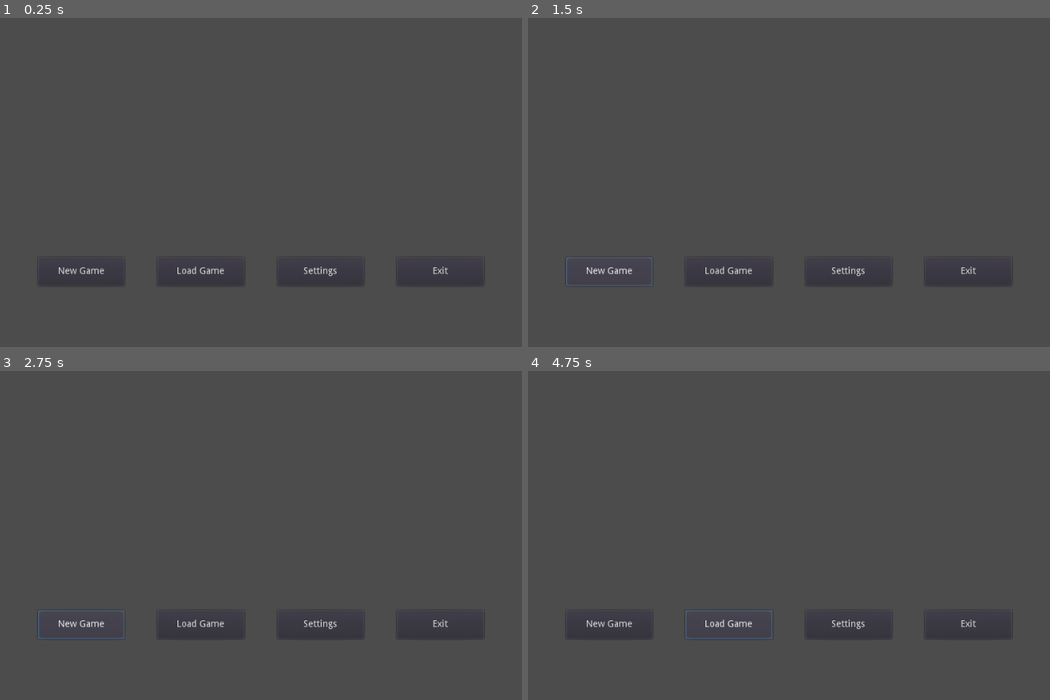
Above: before the commit, frames 1-4 (two rows, left to right).
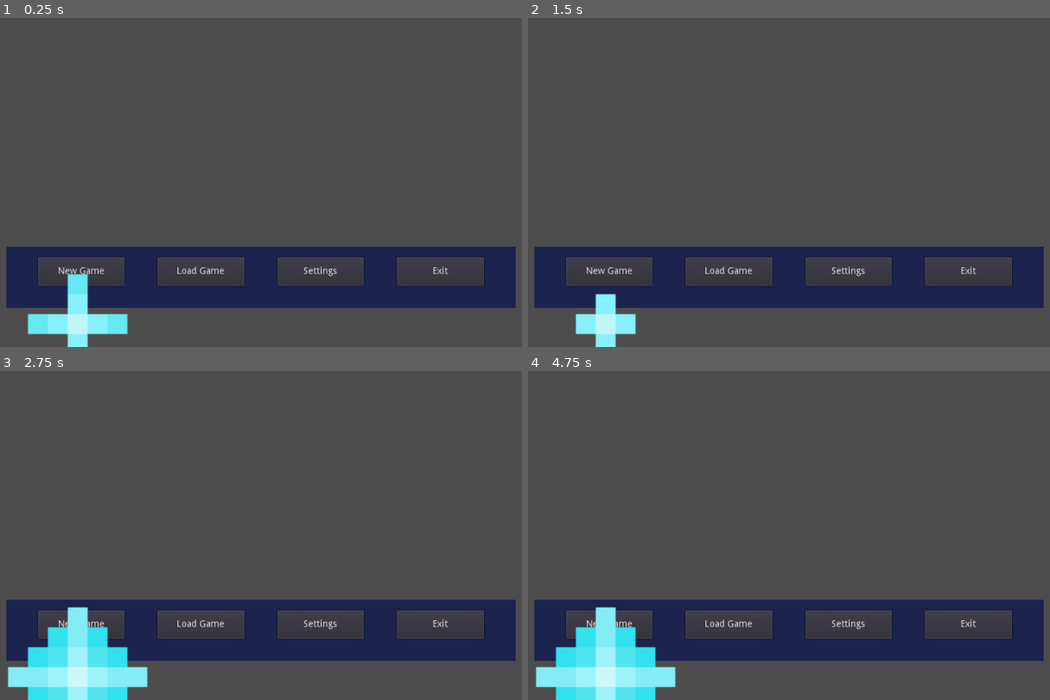
Above: after the commit, the same moments.

Repository: ASDelmagad/pixelated_stellaris
Game: Godot game, scene res://scenes/MainMenu.tscn
Same seed, same stepped clock (60 frames per second), same inputs: the game is played once before the commit and once after it.
Inputs:
- Up to frame 1 (0.25 s): no input
- Up to frame 2 (1.5 s): click "New Game" at 0.5 s; click "New Game" at 1.25 s
- Up to frame 3 (2.75 s): click "New Game" at 2 s
- Up to frame 4 (4.75 s): click "Load Game" at 4.25 s

The runs differ from the first frame. In frame 1, 14% of the frame differs, in the area x 1-99%, y 69-100%; in frame 2, 13%; in frame 3, 16%; in frame 4, 16%.
Error in both runs: Attempt to call function 'get_root' in base 'null instance' on a null instance. (res://scenes/SettingsMenu/Resolutions.gd:7)

Commit message:
Started working on the background

Diff:
--- /dev/null
+++ b/scenes/Background.tscn
@@ -0,0 +1,18 @@
+[gd_scene load_steps=2 format=2]
+
+[ext_resource path="res://scenes/Background/Background.gd" type="Script" id=1]
+
+[node name="Background" type="Control"]
+anchor_right = 1.0
+anchor_bottom = 1.0
+script = ExtResource( 1 )
+__meta__ = {
+"_edit_use_anchors_": false
+}
+
+[node name="Timer" type="Timer" parent="."]
+wait_time = 0.1
+one_shot = true
+autostart = true
+
+[connection signal="timeout" from="Timer" to="." method="_on_Timer_timeout"]
--- /dev/null
+++ b/scenes/Background/Background.gd
@@ -0,0 +1,44 @@
+extends Control
+
+
+# Declare member variables here. Examples:
+# var a = 2
+# var b = "text"
+
+
+# Called when the node enters the scene tree for the first time.
+func _ready():
+	pass # Replace with function body.
+
+
+# Called every frame. 'delta' is the elapsed time since the previous frame.
+#func _process(delta):
+#	pass
+
+
+func _on_Timer_timeout():
+	create_random_star()
+	pass # Replace with function body.
+
+func _on_StarNode_animation_finished(child):
+	self.remove_child(child)
+
+
+func create_random_star():
+	var starNode: Node2D = load("scenes/Background/StarNode.tscn").instance()
+
+	starNode.connect("animation_finished", self, "_on_StarNode_animation_finished")
+
+	self.add_child(starNode)
+	starNode.position = random_position(self.get_rect().size.x, self.get_rect().size.y)
+
+func random_position(x, y):
+	return Vector2(random_float(0, x), random_float(0, y))
+
+func random_float(Min, Max):
+	var rng = RandomNumberGenerator.new()
+	rng.randomize()
+
+	var value = rng.randf_range(Min, Max)
+
+	return value
--- /dev/null
+++ b/scenes/Background/StarNode.gd
@@ -0,0 +1,21 @@
+extends Node2D
+
+signal animation_finished(node)
+
+# Declare member variables here. Examples:
+# var a = 2
+# var b = "text"
+
+
+# Called when the node enters the scene tree for the first time.
+func _ready():
+	pass # Replace with function body.
+
+
+# Called every frame. 'delta' is the elapsed time since the previous frame.
+#func _process(delta):
+#	pass
+
+
+func _on_AnimationPlayer_animation_finished(anim_name):
+	emit_signal("animation_finished", self)
--- /dev/null
+++ b/scenes/Background/StarNode.tscn
@@ -0,0 +1,100 @@
+[gd_scene load_steps=17 format=2]
+
+[ext_resource path="res://scenes/Background/StarnodeSprite.gd" type="Script" id=1]
+[ext_resource path="res://resources/sprite/backgroundstars/linepinkstar.png" type="Texture" id=2]
+[ext_resource path="res://resources/sprite/backgroundstars/circlelightbluestar.png" type="Texture" id=3]
+[ext_resource path="res://scenes/Background/StarNode.gd" type="Script" id=4]
+
+[sub_resource type="AtlasTexture" id=1]
+flags = 4
+atlas = ExtResource( 2 )
+region = Rect2( 0, 0, 270, 270 )
+
+[sub_resource type="AtlasTexture" id=2]
+flags = 4
+atlas = ExtResource( 2 )
+region = Rect2( 270, 0, 270, 270 )
+
+[sub_resource type="AtlasTexture" id=3]
+flags = 4
+atlas = ExtResource( 2 )
+region = Rect2( 540, 0, 270, 270 )
+
+[sub_resource type="AtlasTexture" id=4]
+flags = 4
+atlas = ExtResource( 2 )
+region = Rect2( 810, 0, 270, 270 )
+
+[sub_resource type="AtlasTexture" id=5]
+flags = 4
+atlas = ExtResource( 2 )
+region = Rect2( 1080, 0, 270, 270 )
+
+[sub_resource type="AtlasTexture" id=6]
+flags = 4
+atlas = ExtResource( 3 )
+region = Rect2( 0, 0, 270, 270 )
+
+[sub_resource type="AtlasTexture" id=7]
+flags = 4
+atlas = ExtResource( 3 )
+region = Rect2( 270, 0, 270, 270 )
+
+[sub_resource type="AtlasTexture" id=8]
+flags = 4
+atlas = ExtResource( 3 )
+region = Rect2( 540, 0, 270, 270 )
+
+[sub_resource type="AtlasTexture" id=9]
+flags = 4
+atlas = ExtResource( 3 )
+region = Rect2( 810, 0, 270, 270 )
+
+[sub_resource type="AtlasTexture" id=10]
+flags = 4
+atlas = ExtResource( 3 )
+region = Rect2( 1080, 0, 270, 270 )
+
+[sub_resource type="SpriteFrames" id=11]
+animations = [ {
+"frames": [ SubResource( 1 ), SubResource( 2 ), SubResource( 3 ), SubResource( 4 ), SubResource( 5 ) ],
+"loop": true,
+"name": "LinePurpleStar",
+"speed": 5.0
+}, {
+"frames": [ SubResource( 6 ), SubResource( 7 ), SubResource( 8 ), SubResource( 9 ), SubResource( 10 ) ],
+"loop": true,
+"name": "CircleLightblueStar",
+"speed": 5.0
+} ]
+
+[sub_resource type="Animation" id=12]
+resource_name = "play"
+length = 2.0
+tracks/0/type = "value"
+tracks/0/path = NodePath("AnimatedSprite:frame")
+tracks/0/interp = 1
+tracks/0/loop_wrap = true
+tracks/0/imported = false
+tracks/0/enabled = true
+tracks/0/keys = {
+"times": PoolRealArray( 0, 0.3, 0.7, 1.2, 1.6 ),
+"transitions": PoolRealArray( 1, 1, 1, 1, 1 ),
+"update": 0,
+"values": [ 0, 1, 2, 3, 4 ]
+}
+
+[node name="StarNode" type="Node2D"]
+script = ExtResource( 4 )
+
+[node name="AnimatedSprite" type="AnimatedSprite" parent="."]
+frames = SubResource( 11 )
+animation = "CircleLightblueStar"
+frame = 3
+playing = true
+script = ExtResource( 1 )
+
+[node name="AnimationPlayer" type="AnimationPlayer" parent="."]
+anims/play = SubResource( 12 )
+
+[connection signal="animation_finished" from="AnimationPlayer" to="." method="_on_AnimationPlayer_animation_finished"]
--- /dev/null
+++ b/scenes/Background/StarnodeSprite.gd
@@ -0,0 +1,25 @@
+extends AnimatedSprite
+
+
+# Declare member variables here. Examples:
+# var a = 2
+# var b = "text"
+
+# Called when the node enters the scene tree for the first time.
+func _ready():
+	var animations = frames.get_animation_names()
+	var animation_id = random_int(0, animations.size()-1)
+
+	self.animation = animations[animation_id]
+
+
+# Called every frame. 'delta' is the elapsed time since the previous frame.
+#func _process(delta):
+#	pass
+func random_int(Min, Max):
+	var rng = RandomNumberGenerator.new()
+	rng.randomize()
+
+	var value = rng.randi_range(Min, Max)
+
+	return value
--- a/scenes/MainMenu.tscn
+++ b/scenes/MainMenu.tscn
@@ -1,12 +1,16 @@
-[gd_scene load_steps=3 format=2]
+[gd_scene load_steps=4 format=2]
 
 [ext_resource path="res://scenes/SettingsMenu.tscn" type="PackedScene" id=1]
 [ext_resource path="res://scenes/MainMenu/MainMenu.gd" type="Script" id=2]
+[ext_resource path="res://scenes/Background.tscn" type="PackedScene" id=3]
 
 [node name="MainMenu" type="Control"]
 anchor_right = 1.0
 anchor_bottom = 1.0
 script = ExtResource( 2 )
+__meta__ = {
+"_edit_use_anchors_": false
+}
 
 [node name="HBoxContainer" type="HBoxContainer" parent="."]
 anchor_left = 0.15
@@ -19,32 +23,32 @@
 }
 
 [node name="BtnNewGame" type="Button" parent="HBoxContainer"]
-margin_right = 141.0
-margin_bottom = 48.0
+margin_right = 130.0
+margin_bottom = 43.0
 size_flags_horizontal = 3
 size_flags_vertical = 3
 text = "New Game"
 
 [node name="BtnLoadGame" type="Button" parent="HBoxContainer"]
-margin_left = 191.0
-margin_right = 333.0
-margin_bottom = 48.0
+margin_left = 180.0
+margin_right = 311.0
+margin_bottom = 43.0
 size_flags_horizontal = 3
 size_flags_vertical = 3
 text = "Load Game"
 
 [node name="BtnSettings" type="Button" parent="HBoxContainer"]
-margin_left = 383.0
-margin_right = 524.0
-margin_bottom = 48.0
+margin_left = 361.0
+margin_right = 491.0
+margin_bottom = 43.0
 size_flags_horizontal = 3
 size_flags_vertical = 3
 text = "Settings"
 
 [node name="BtnExit" type="Button" parent="HBoxContainer"]
-margin_left = 574.0
-margin_right = 716.0
-margin_bottom = 48.0
+margin_left = 541.0
+margin_right = 672.0
+margin_bottom = 43.0
 size_flags_horizontal = 3
 size_flags_vertical = 3
 text = "Exit"
@@ -56,5 +60,18 @@
 anchor_right = 0.9
 anchor_bottom = 0.73
 
+[node name="ColorRect" type="ColorRect" parent="."]
+show_behind_parent = true
+anchor_left = 0.1
+anchor_top = 0.72
+anchor_right = 0.9
+anchor_bottom = 0.89
+color = Color( 0, 0.0431373, 0.313726, 0.627451 )
+__meta__ = {
+"_edit_use_anchors_": false
+}
+
+[node name="Background" parent="." instance=ExtResource( 3 )]
+
 [connection signal="pressed" from="HBoxContainer/BtnSettings" to="." method="_on_BtnSettings_pressed"]
 [connection signal="pressed" from="HBoxContainer/BtnExit" to="." method="_on_BtnExit_pressed"]
Not shown, added: notes/credits.txt
Binary file added: resources/sprite/backgroundstars/circlelightbluestar.png
Not shown, added: resources/sprite/backgroundstars/circlelightbluestar.png.import
Not shown, added: resources/sprite/backgroundstars/linepinkstar.jpg.import
Binary file added: resources/sprite/backgroundstars/linepinkstar.png
Not shown, added: resources/sprite/backgroundstars/linepinkstar.png.import
Not shown, changed: pixel_stellaris.exe
Not shown, added: pixel_stellaris.exe~RF42104523.TMP
Not shown, added: pixel_stellaris.exe~RF4212038c.TMP
Not shown, added: pixel_stellaris.exe~RF421c98d6.TMP
Not shown, changed: pixel_stellaris.pck
